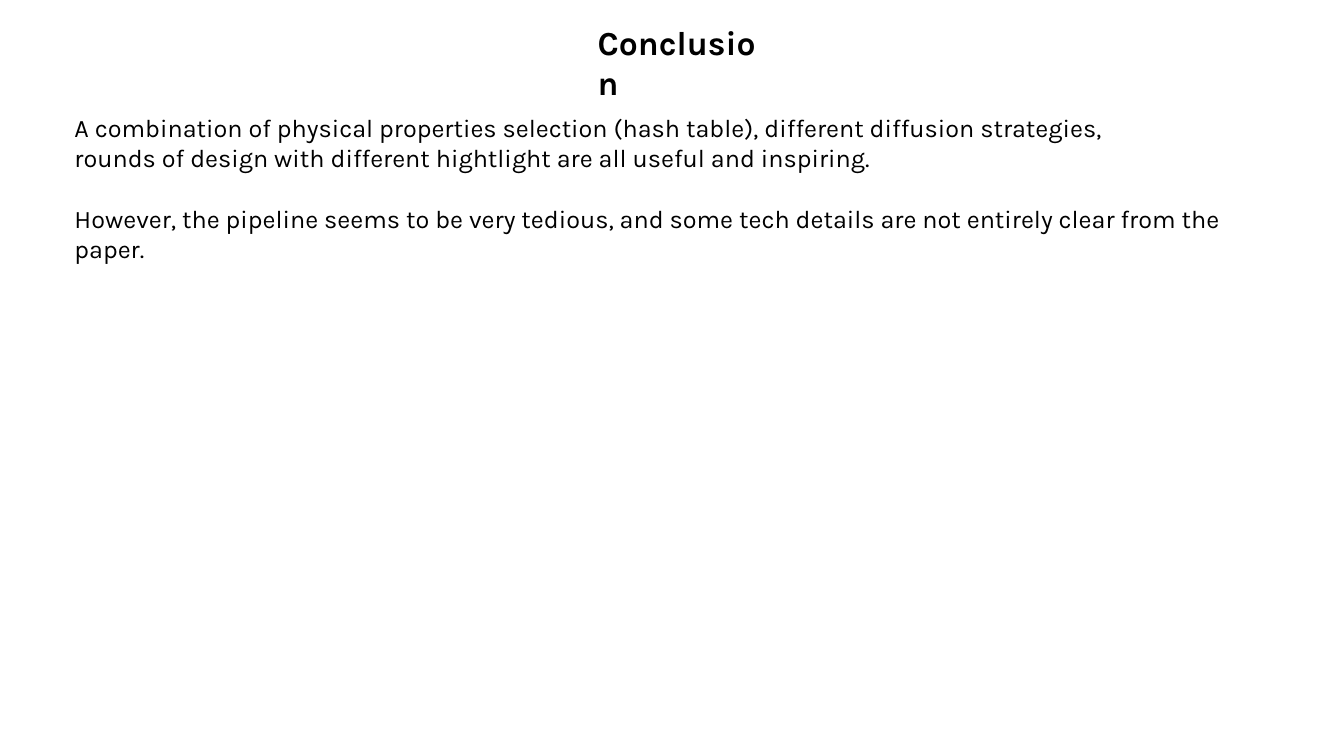
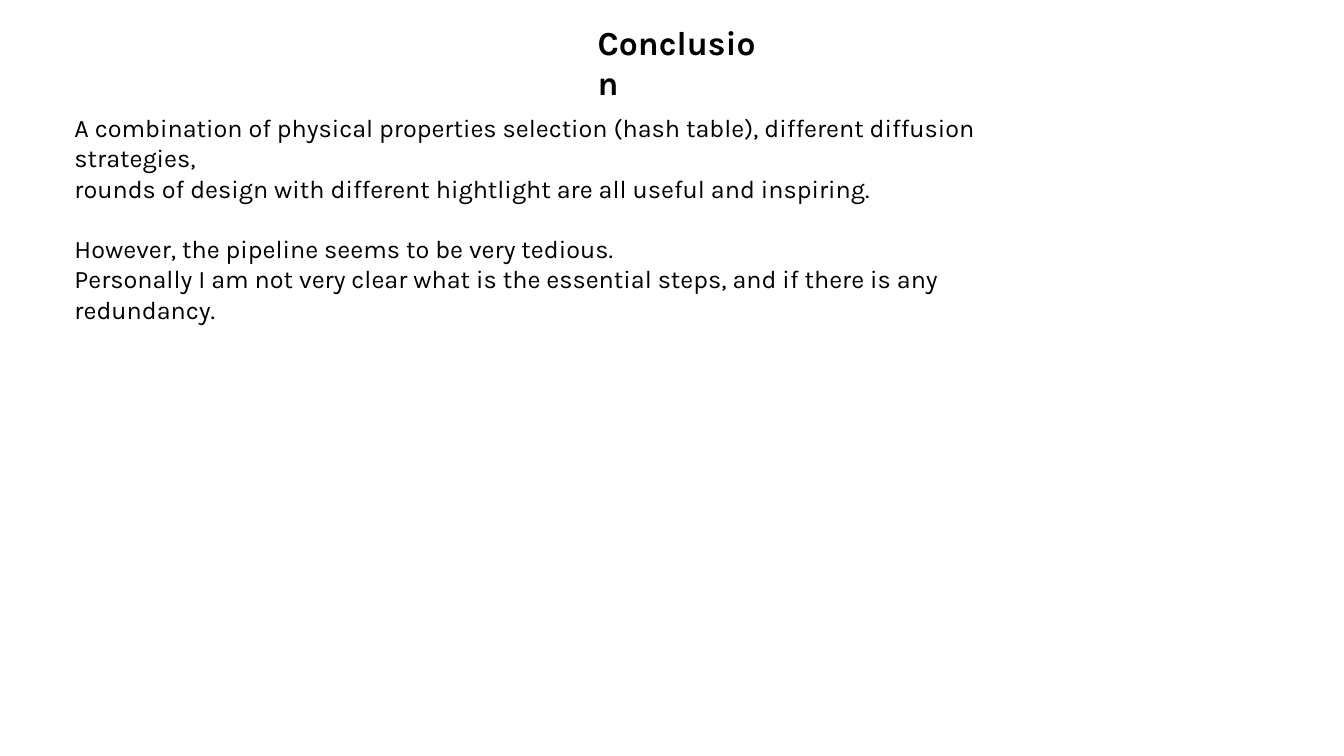
Before and after one commit to WenyueDai/Journal-club, a slide deck: slide 19 of 20250803_IDR_eva.pptx. Drawn at 1344x756 pixels with LibreOffice and Linux fonts; fonts in the diff are those of the drawing. Boxes give left, top, right and bottom in pixels: in the first picture for what was removed or moved away, otherwise in the second. Text is boxed around its words. In the diff, an @@ line names an element or a change of style, - is before the commit and + after.

```diff
--- a/20250803_IDR_eva.pptx
+++ b/20250803_IDR_eva.pptx
@@ text at (74, 240, 938, 325): text changed @@
-However, the pipeline seems to be very tedious, and some tech details are not entirely clear from the paper.
+However, the pipeline seems to be very tedious.
+Personally I am not very clear what is the essential steps, and if there is any redundancy.
```
Also in this commit, not shown: 1 other file.
